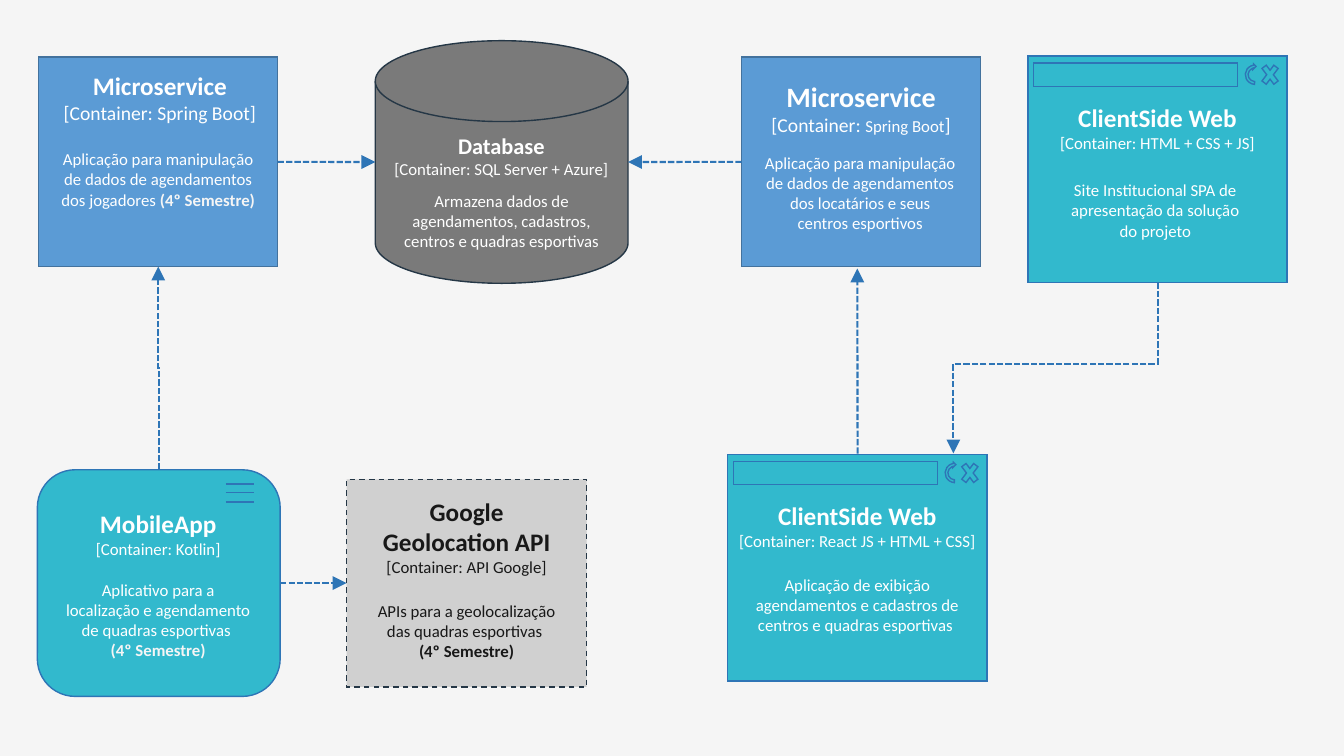
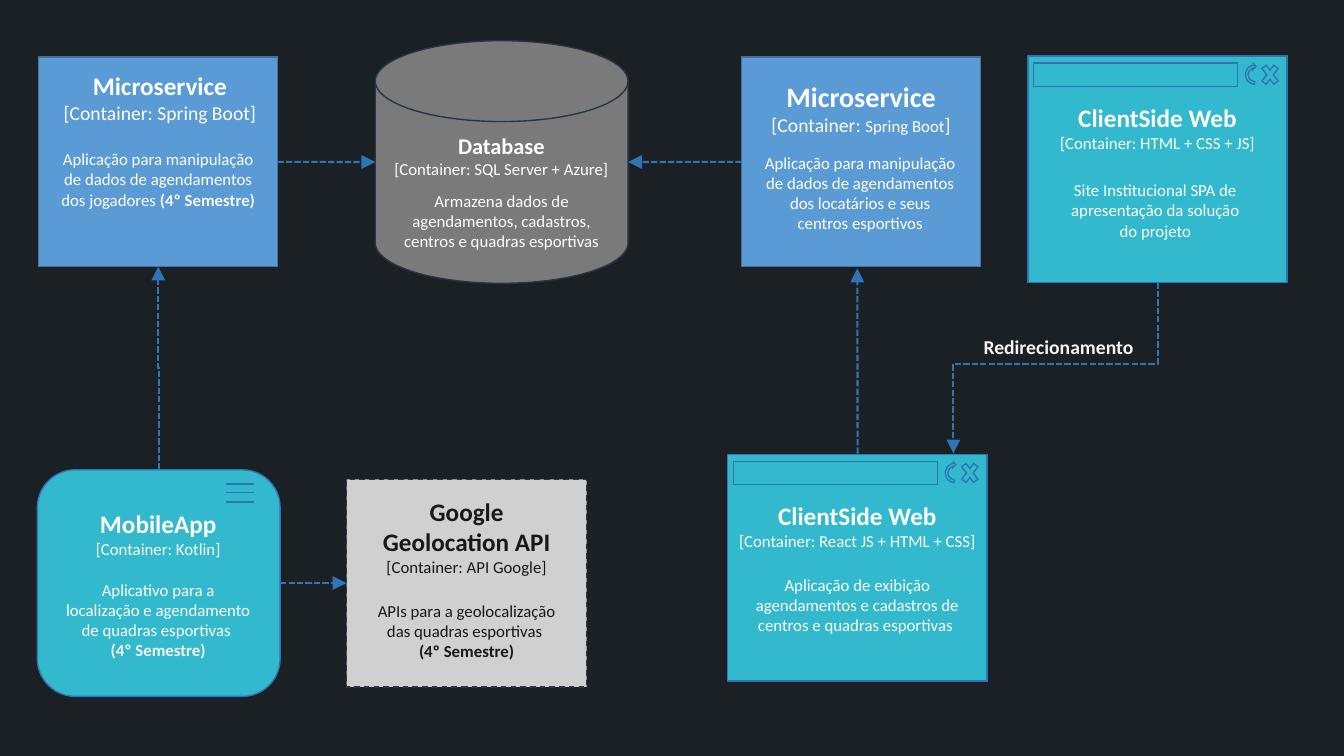
Before and after one commit to Biellferraz/Resenha, a slide deck: slide 1 of documentacao/desenho-de-solução/Solucao_do_Projeto_com_Containers_componentes.pptx. Drawn at 1344x756 pixels with LibreOffice and Linux fonts; fonts in the diff are those of the drawing. Boxes give left, top, right and bottom in pixels: in the first picture for what was removed or moved away, otherwise in the second. Text is boxed around its words. In the diff, an @@ line names an element or a change of style, - is before the commit and + after.

```diff
--- a/documentacao/desenho-de-solução/Solucao_do_Projeto_com_Containers_componentes.pptx
+++ b/documentacao/desenho-de-solução/Solucao_do_Projeto_com_Containers_componentes.pptx
@@ background #F5F5F5 to #1B2024 @@
@@ text added at (984,340,1134,354), 14 pt, text #F5F5F5, bold @@
+Redirecionamento
```
Also in this commit, not shown: 1 other slide changed, 1 other file.
